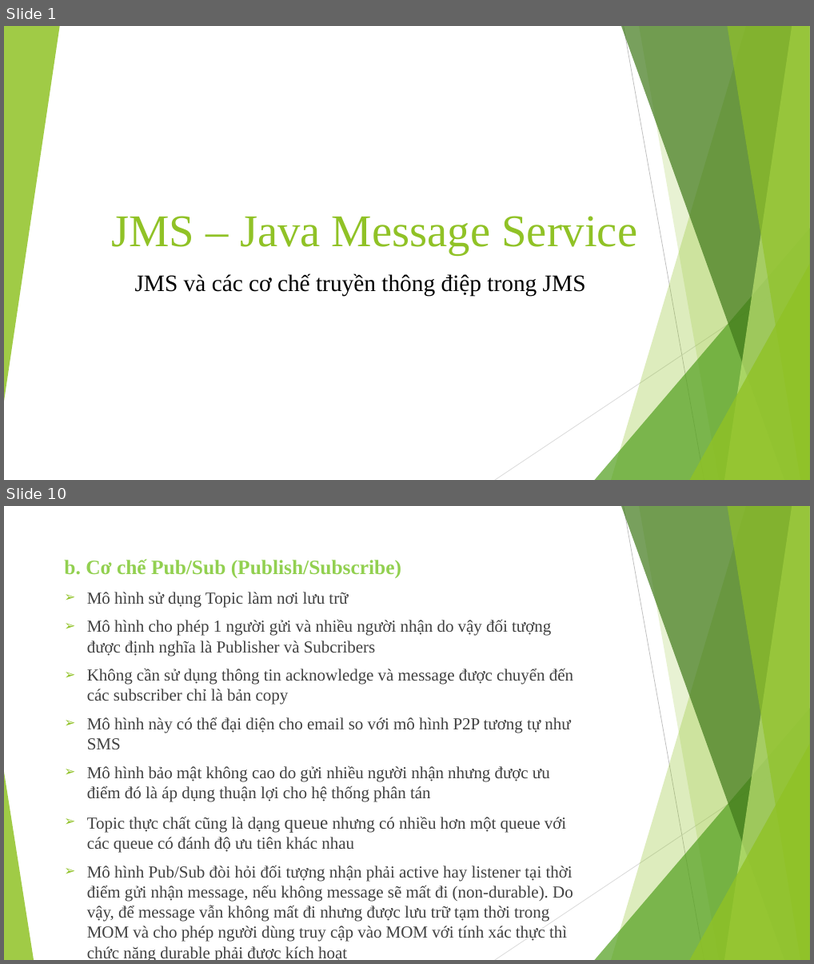
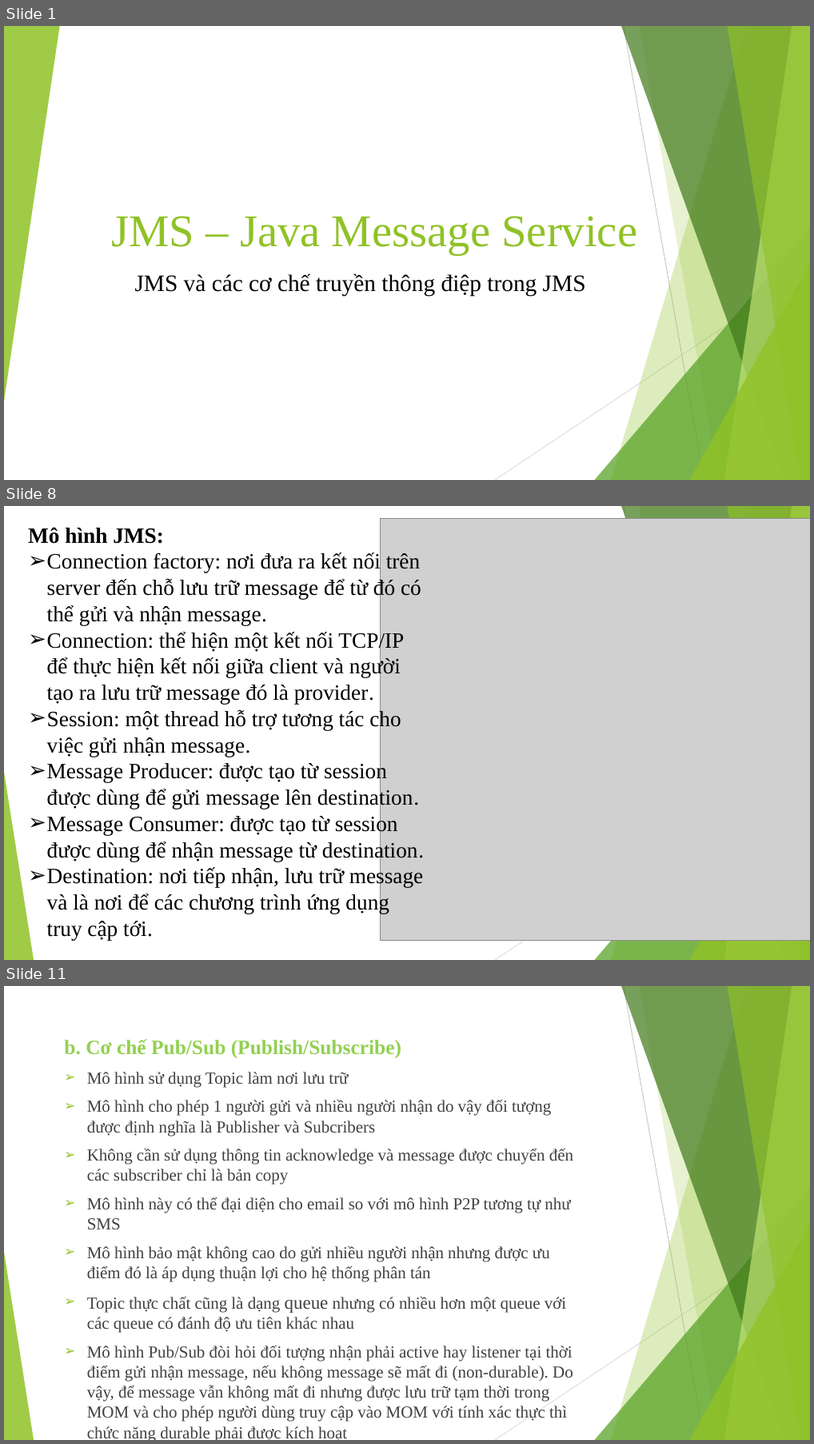
Before and after one commit to tranchuyen282/PTIT, a slide deck: PTPMDV/SlideJMS.pptx. Shown one above the other, each under a label of ours: slides 1 and 10 before the commit, slides 1, 8 and 11 after it; the slides between them are not shown. The pictures are 814x964 and 814x1444 pixels, drawn with LibreOffice and Linux fonts; fonts in the diff are those of the drawing; grey boxes stand for pictures. Boxes give left, top, right and bottom in pixels: in the first picture for what was removed or moved away, otherwise in the second. Text is boxed around its words. In the diff, an @@ line names an element or a change of style, - is before the commit and + after.

```diff
--- a/PTPMDV/SlideJMS.pptx
+++ b/PTPMDV/SlideJMS.pptx
@@ slide 8 added at bbox=[4, 506, 810, 960], background #FFFFFF; not listed: 10 template elements that a slide beside it also shows @@
@@ text added at bbox=[28, 527, 424, 940], 26 pt, text #000000 @@
+Mô hình JMS:
+➢ Connection factory: nơi đưa ra kết nối trên server đến chỗ lưu trữ message để từ đó có thể gửi và nhận message.
+➢ Connection: thể hiện một kết nối TCP/IP để thực hiện kết nối giữa client và người tạo ra lưu trữ message đó là provider.
+➢ Session: một thread hỗ trợ tương tác cho việc gửi nhận message.
+➢ Message Producer: được tạo từ session được dùng để gửi message lên destination.
+➢ Message Consumer: được tạo từ session được dùng để nhận message từ destination.
+➢ Destination: nơi tiếp nhận, lưu trữ message và là nơi để các chương trình ứng dụng truy cập tới.
@@ picture added at bbox=[380, 518, 810, 940] @@
@@ what was slide 10 is now slide 11 @@
```
Also in this commit, not shown: 6 slides changed, 3 other slides added, 3 slides removed, 9 other files.
